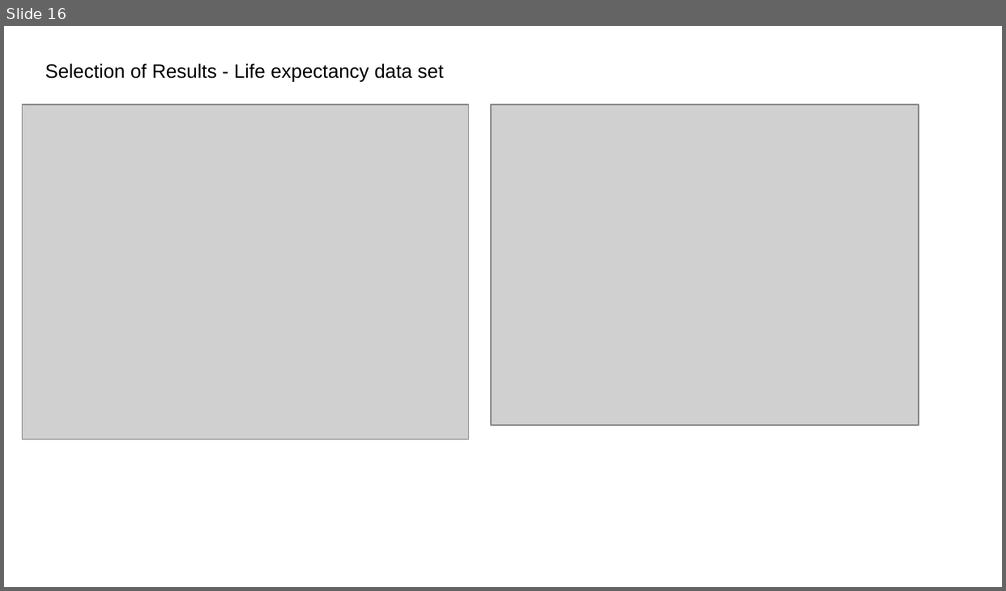
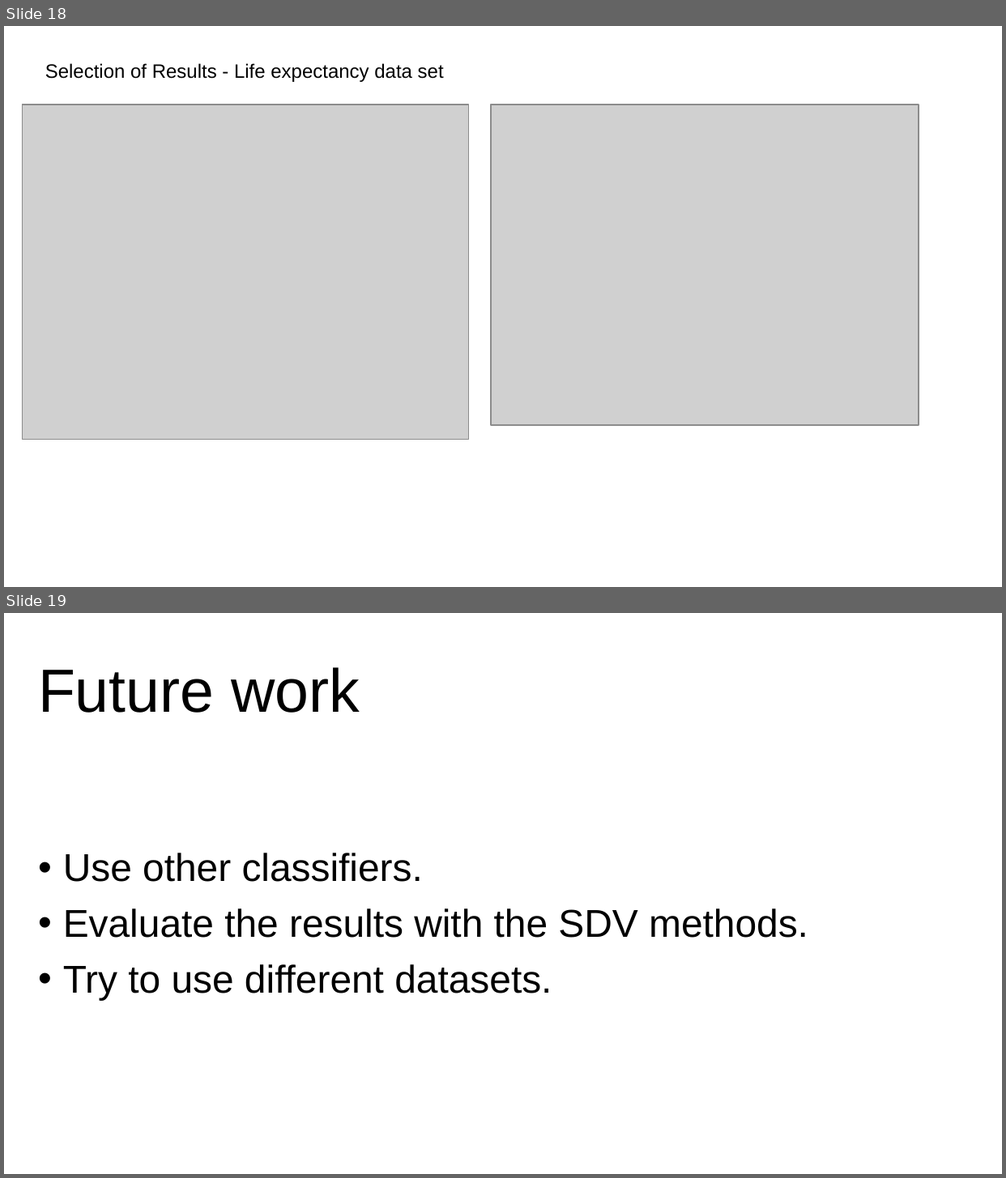
Before and after one commit to fambrogi/MachineLearning, a slide deck: ex_3/Slides_ML_3.pptx. Shown one above the other, each under a label of ours: slide 16 before the commit, slides 18 and 19 after it. The pictures are 1006x591 and 1006x1178 pixels, drawn with LibreOffice and Linux fonts; fonts in the diff are those of the drawing; grey boxes stand for pictures. Boxes give left, top, right and bottom in pixels: in the first picture for what was removed or moved away, otherwise in the second. Text is boxed around its words. In the diff, an @@ line names an element or a change of style, - is before the commit and + after.

```diff
--- a/ex_3/Slides_ML_3.pptx
+++ b/ex_3/Slides_ML_3.pptx
@@ slide 19 added at <box>4,613,1002,1174</box>, background #FFFFFF @@
@@ title added at <box>38,667,360,713</box>, 44 pt, text #000000 @@
+Future work
@@ subtitle added at <box>63,853,808,1000</box>, 28 pt, text #000000 @@
+• Use other classifiers.
+• Evaluate the results with the SDV methods.
+• Try to use different datasets.
@@ what was slide 16 is now slide 18 @@
```
Also in this commit, not shown: 2 slides changed, 4 other slides added, 2 slides removed.
